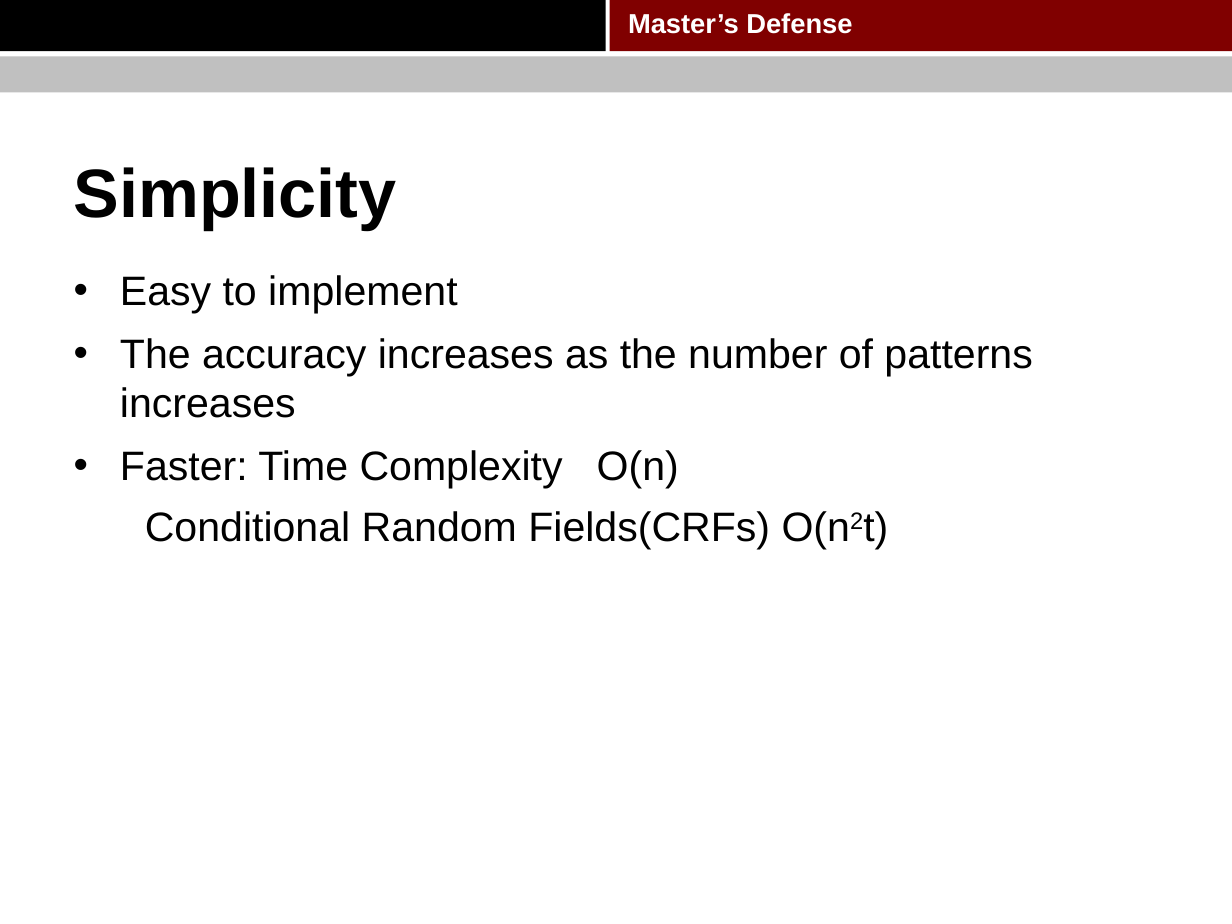
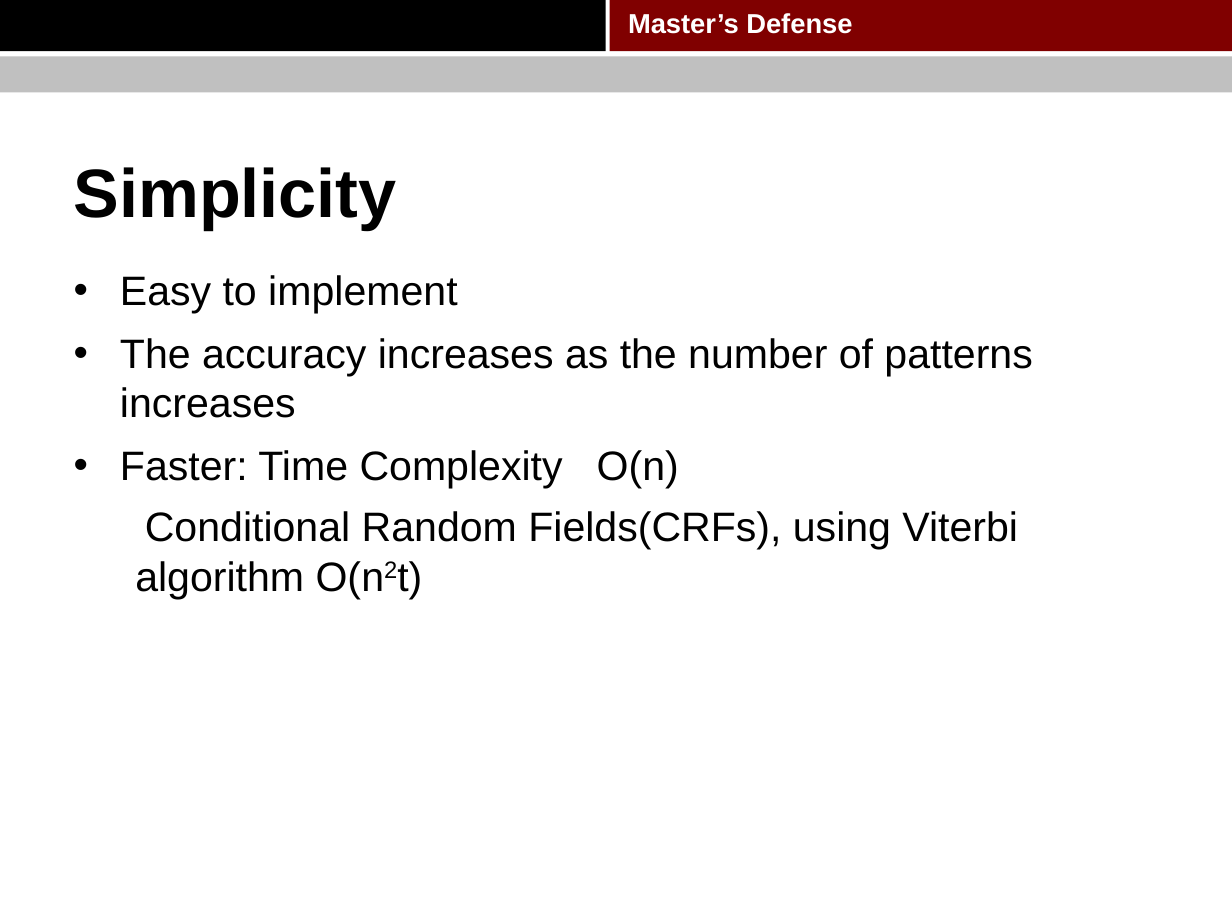
Before and after one commit to pkushiqiang/thesis, a slide deck: slide 41 of media/Master's thesis.pptx (slide 40 before the commit). Drawn at 1232x924 pixels with LibreOffice and Linux fonts; fonts in the diff are those of the drawing; background and template pictures are left out. Boxes give left, top, right and bottom in pixels: in the first picture for what was removed or moved away, otherwise in the second. Text is boxed around its words. In the diff, an @@ line names an element or a change of style, - is before the commit and + after.

```diff
--- a/media/Master's thesis.pptx
+++ b/media/Master's thesis.pptx
@@ text at box(135, 511, 1018, 599): text changed @@
-  Conditional Random Fields(CRFs) O(n2t)
+  Conditional Random Fields(CRFs), using Viterbi algorithm O(n2t)
```
Also in this commit, not shown: 9 other slides changed, 1 slide added, 1 slide removed.
